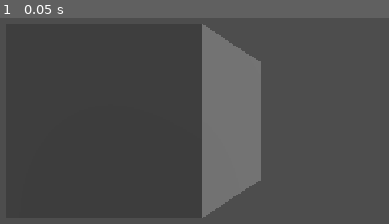
Above: before the commit, frame 1.
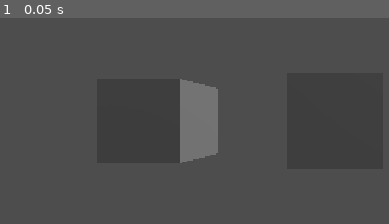
Above: after the commit, the same moment.

Repository: GabrielCirciu/TheLab
Game: Godot game, scene res://Scenes/Game.tscn
Two runs of this game, one before a commit and one after it. Both use one fixed random seed, a clock stepped at 60 frames per second and the inputs below.
Inputs:
- Up to frame 1 (0.05 s): no input

The runs differ from the first frame. In frame 1, 12% of the frame differs, in the area x 46-68%, y 2-98%.

Commit message:
fix: GitHub Actions error

Diff:
--- a/Scenes/Game.tscn
+++ b/Scenes/Game.tscn
@@ -2,10 +2,13 @@
 
 [node name="Game" type="Node3D" unique_id=2084647866]
 
+[node name="DirectionalLight3D" type="DirectionalLight3D" parent="." unique_id=1549828411]
+transform = Transform3D(0.81544703, 0, 0.5788318, -0.5676554, 0.19556129, 0.799702, -0.11319708, -0.9806915, 0.15946989, 0, 0, -3.4158838)
+
 [node name="Camera3D" type="Camera3D" parent="." unique_id=1599186924]
 
+[node name="CSGBox3D2" type="CSGBox3D" parent="." unique_id=76229315]
+transform = Transform3D(1, 0, 7.450581e-09, 2.9802322e-08, 1, 0, 0, 0, 1, -2.5214856, 0, -4)
+
 [node name="CSGBox3D" type="CSGBox3D" parent="." unique_id=28626801]
-transform = Transform3D(1, 0, 0, 0, 1, 0, 0, 0, 1, -1.2607428, 0, -2)
-
-[node name="DirectionalLight3D" type="DirectionalLight3D" parent="." unique_id=1549828411]
-transform = Transform3D(0.81544703, 0, 0.57883173, -0.5676554, 0.19556129, 0.799702, -0.11319708, -0.9806915, 0.15946987, 0, 0, -3.4158838)
+transform = Transform3D(1, 0, 0, 0, 1, 0, 0, 0, 1, -0.15264904, 0, -3.5412939)
Not shown, changed: .github/workflows/deploy.yml
